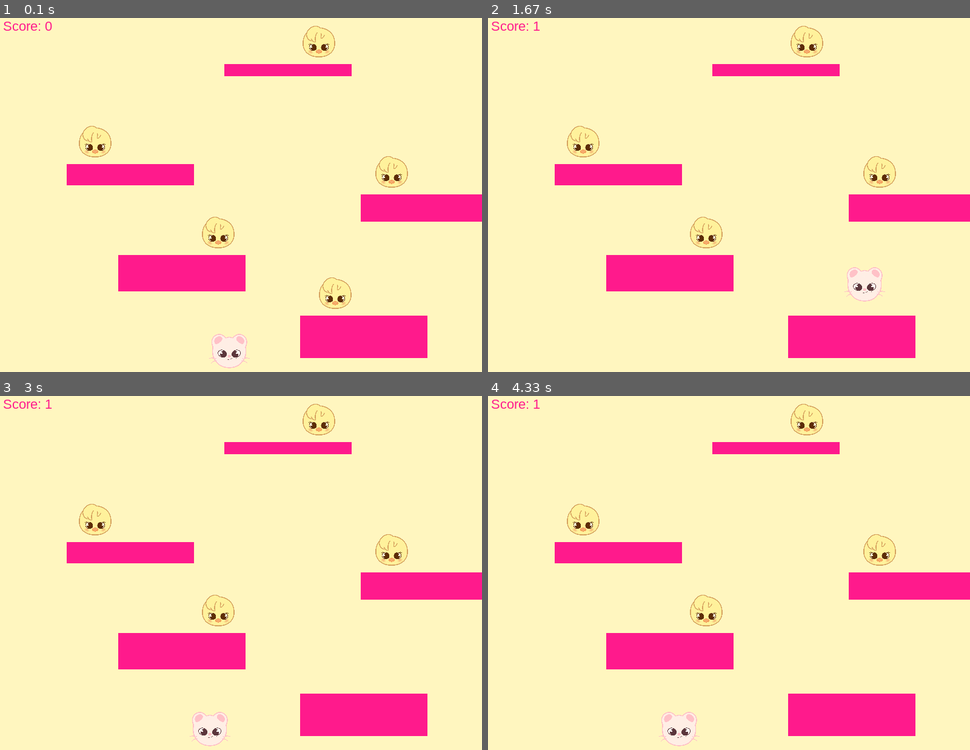
Above: before the commit, frames 1-4 (two rows, left to right).
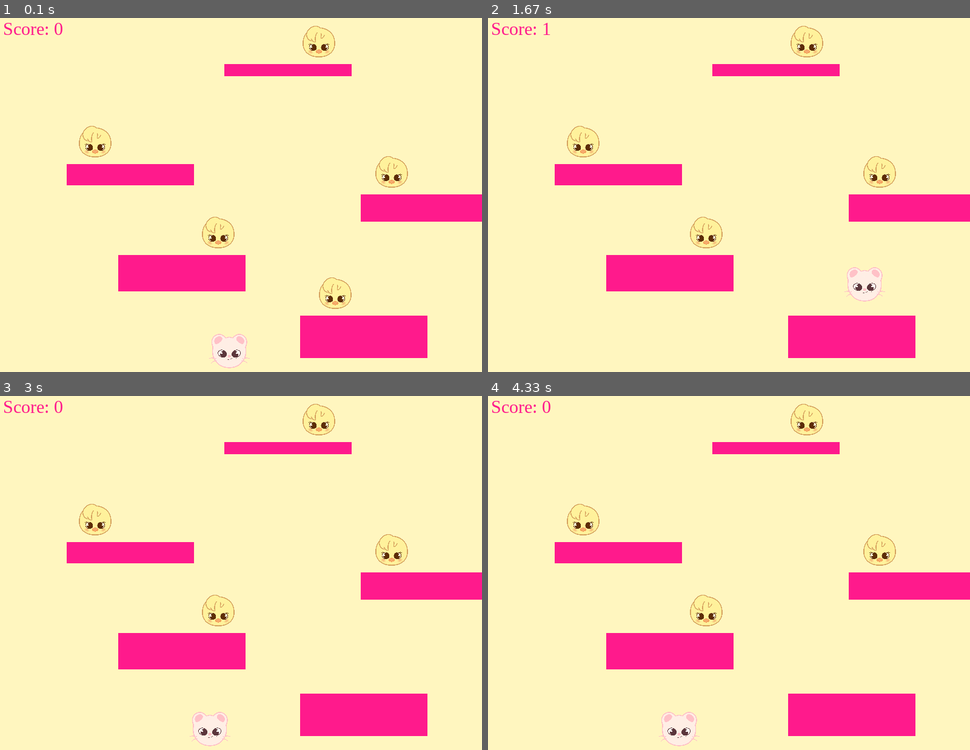
Above: after the commit, the same moments.

Repository: cindyyylct/Pygame-Project
Game: pygame game, started from activity-pygameproject.py
The game is run twice, just before and just after one commit, with the same random seed, the same clock (stepped at 60 frames per second) and the same inputs.
Inputs:
- Up to frame 1 (0.1 s): no input
- Up to frame 2 (1.67 s): hold Right 0.33-0.8 s; hold Up 0.83-1.13 s; hold Right 1.17-1.63 s
- Up to frame 3 (3 s): hold Left 1.67-2.2 s; hold Left 2.23-2.63 s
- Up to frame 4 (4.33 s): hold Right 3.07-3.7 s; hold Left 3.73-4.2 s; hold Right from 4.23 s (still down)

The runs differ from the first frame. In frame 1, 0.2% of the frame differs, in the area x 0-13%, y 1-5%; in frame 2, 0.2%; in frame 3, 0.2%; in frame 4, 0.2%.

Commit message:
updated clear score 13:24

Diff:
--- a/activity-pygameproject.py
+++ b/activity-pygameproject.py
@@ -67,6 +67,7 @@
                 # Otherwise if we are moving left, do the opposite.
                 self.rect.left = block.rect.right
 
+
         # Move up/down
         self.rect.y += self.change_y
 
@@ -94,6 +95,7 @@
         if self.rect.y >= SCREEN_HEIGHT - self.rect.height and self.change_y >= 0:
             self.change_y = 0
             self.rect.y = SCREEN_HEIGHT - self.rect.height
+            self.level.score = 0
 
     def jump(self):
         """ Called when user hits 'jump' button. """
@@ -199,7 +201,7 @@
         self.coin_list.draw(screen)
 
         # score display
-        font = pg.font.SysFont("Arial", 22)
+        font = pg.font.SysFont("Baskerville", 30)
         text = font.render("Score: " + str(self.score), True, DRAGONFRUIT)
         screen.blit(text, [10, 10])
 
Not shown, changed: .DS_Store
